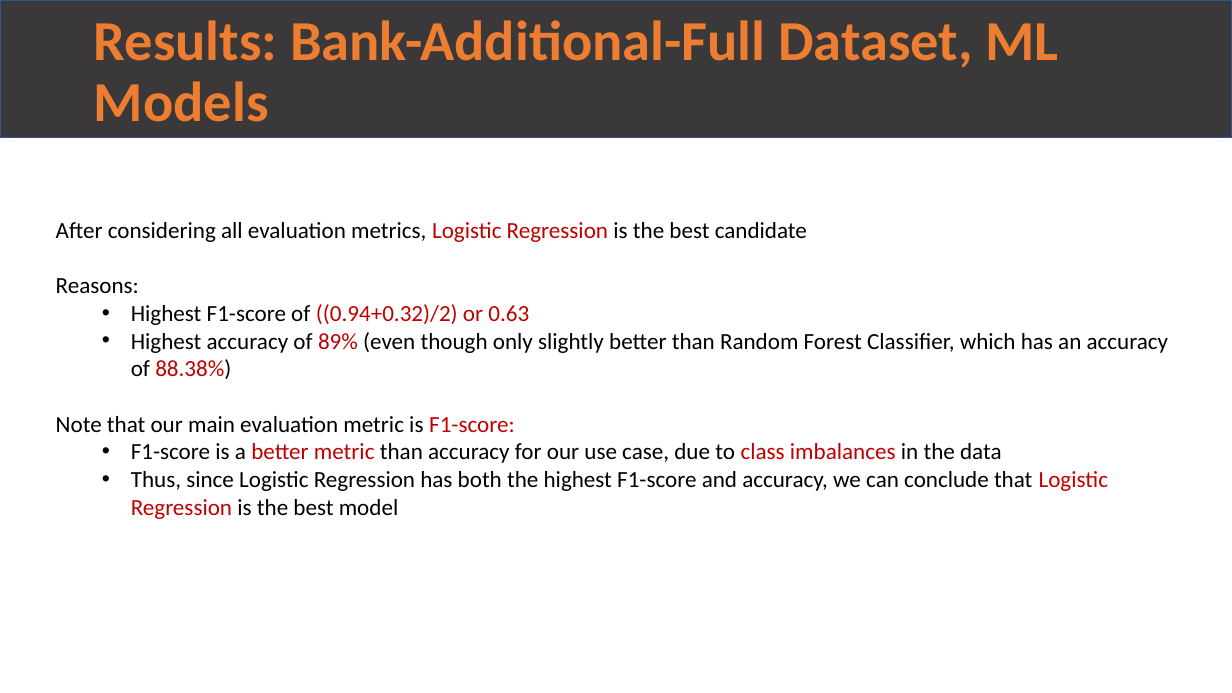
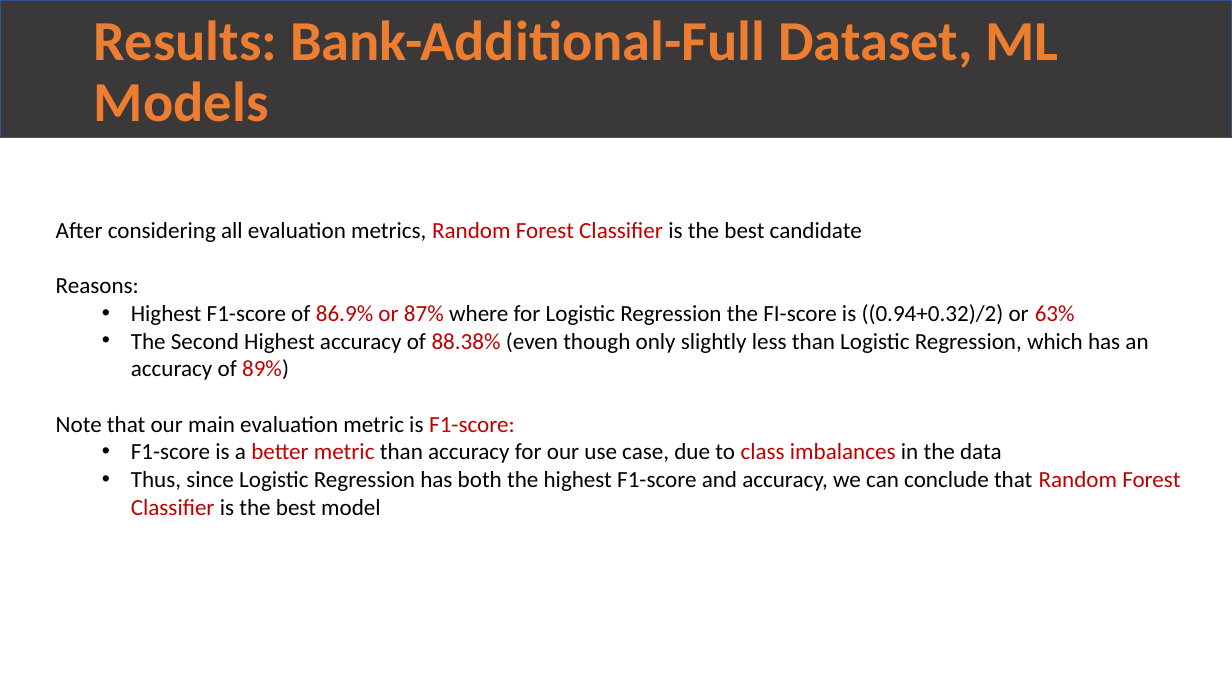
Before and after one commit to rirumel/data_science_bank_marketing_Campaign, a slide deck: slide 11 of presentation/week13_final_presentation.pptx. Drawn at 1232x693 pixels with LibreOffice and Linux fonts; fonts in the diff are those of the drawing. Boxes give left, top, right and bottom in pixels: in the first picture for what was removed or moved away, otherwise in the second. Text is boxed around its words. In the diff, an @@ line names an element or a change of style, - is before the commit and + after.

```diff
--- a/presentation/week13_final_presentation.pptx
+++ b/presentation/week13_final_presentation.pptx
@@ text at (x1=56, y1=222, x2=862, y2=242): text changed @@
-After considering all evaluation metrics, Logistic Regression is the best candidate
+After considering all evaluation metrics, Random Forest Classifier is the best candidate
@@ text at (x1=131, y1=304, x2=1148, y2=380): text changed @@
-  • Highest F1-score of ((0.94+0.32)/2) or 0.63
-  • Highest accuracy of 89% (even though only slightly better than Random Forest Classifier, which has an accuracy of 88.38%)
+  • Highest F1-score of 86.9% or 87% where for Logistic Regression the FI-score is ((0.94+0.32)/2) or 63%
+  • The Second Highest accuracy of 88.38% (even though only slightly less than Logistic Regression, which has an accuracy of 89%)
@@ text at (x1=131, y1=471, x2=1180, y2=515): text changed @@
-  • Thus, since Logistic Regression has both the highest F1-score and accuracy, we can conclude that Logistic Regression is the best model
+  • Thus, since Logistic Regression has both the highest F1-score and accuracy, we can conclude that Random Forest Classifier is the best model
```
Also in this commit, not shown: 2 other slides changed, 1 other file.
